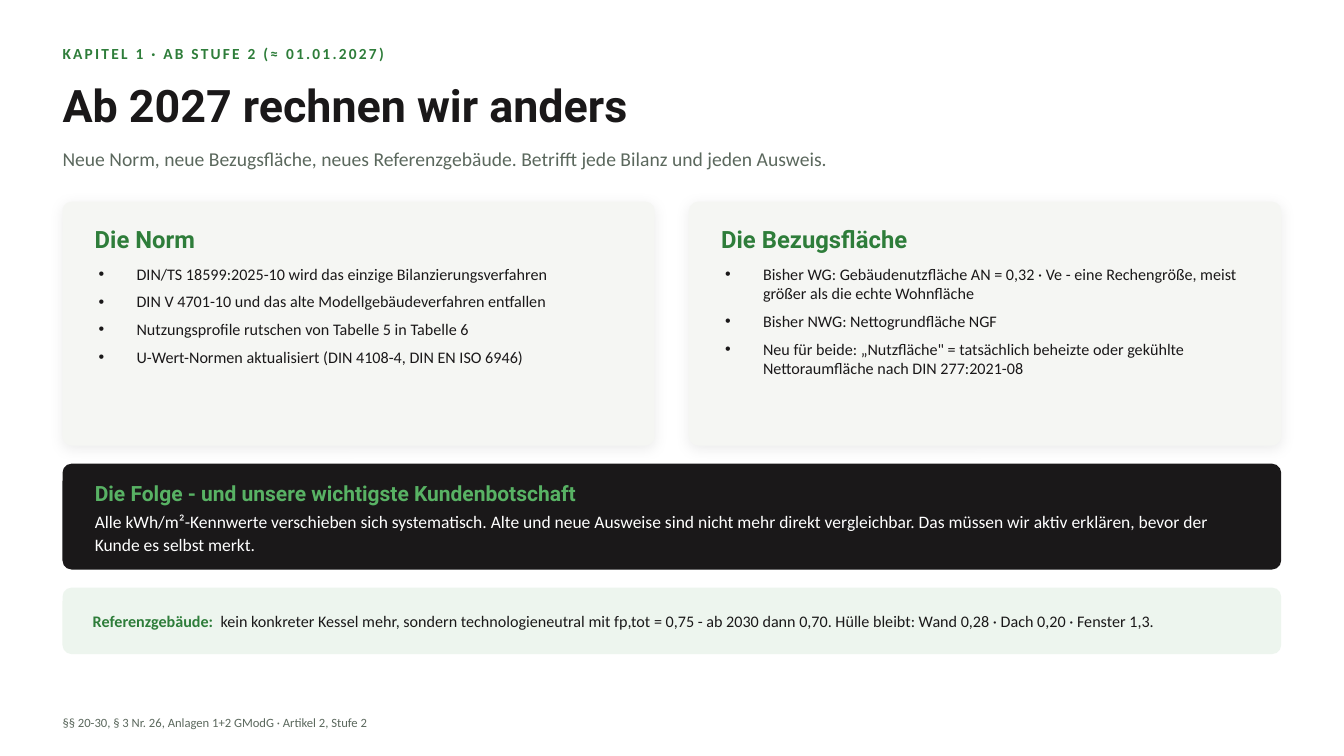
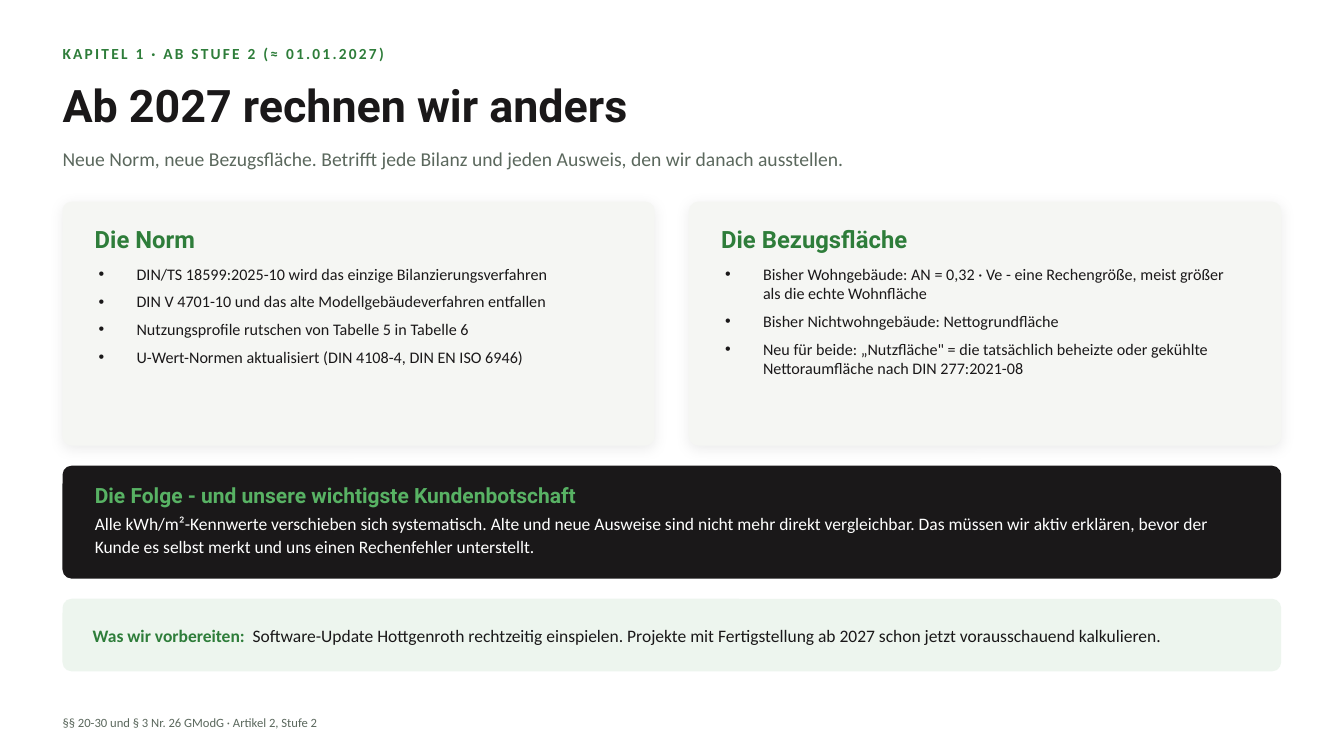
Before and after one commit to p4prg96r2f-prog/Alles, a slide deck: slide 6 of WERKE_Teammeeting_2026-08-07.pptx (slide 13 before the commit). Drawn at 1344x756 pixels with LibreOffice and Linux fonts; fonts in the diff are those of the drawing. Boxes give left, top, right and bottom in pixels: in the first picture for what was removed or moved away, otherwise in the second. Text is boxed around its words. In the diff, an @@ line names an element or a change of style, - is before the commit and + after.

```diff
--- a/WERKE_Teammeeting_2026-08-07.pptx
+++ b/WERKE_Teammeeting_2026-08-07.pptx
@@ text at box(63, 152, 843, 170): text changed @@
-Neue Norm, neue Bezugsfläche, neues Referenzgebäude. Betrifft jede Bilanz und jeden Ausweis.
+Neue Norm, neue Bezugsfläche. Betrifft jede Bilanz und jeden Ausweis, den wir danach ausstellen.
@@ text at box(763, 268, 1224, 374): text changed @@
-• Bisher WG: Gebäudenutzfläche AN = 0,32 · Ve - eine Rechengröße, meist größer als die echte Wohnfläche
-• Bisher NWG: Nettogrundfläche NGF
-• Neu für beide: „Nutzfläche" = tatsächlich beheizte oder gekühlte Nettoraumfläche nach DIN 277:2021-08
+• Bisher Wohngebäude: AN = 0,32 · Ve - eine Rechengröße, meist größer als die echte Wohnfläche
+• Bisher Nichtwohngebäude: Nettogrundfläche
+• Neu für beide: „Nutzfläche" = die tatsächlich beheizte oder gekühlte Nettoraumfläche nach DIN 277:2021-08
@@ rounded rectangle: place and size @@
-rounded rectangle at box(63, 464, 1281, 570)
+rounded rectangle at box(63, 466, 1281, 579)
@@ rounded rectangle at box(63, 466, 1281, 579): proportions changed @@
@@ text at box(95, 516, 1207, 553): text changed @@
-Alle kWh/m²-Kennwerte verschieben sich systematisch. Alte und neue Ausweise sind nicht mehr direkt vergleichbar. Das müssen wir aktiv erklären, bevor der Kunde es selbst merkt.
+Alle kWh/m²-Kennwerte verschieben sich systematisch. Alte und neue Ausweise sind nicht mehr direkt vergleichbar. Das müssen wir aktiv erklären, bevor der Kunde es selbst merkt und uns einen Rechenfehler unterstellt.
@@ rounded rectangle at box(63, 599, 1281, 671): proportions changed @@
@@ rounded rectangle: place and size @@
-rounded rectangle at box(63, 588, 1281, 654)
+rounded rectangle at box(63, 599, 1281, 671)
@@ text at box(93, 629, 1161, 645): text changed; size 11.5 to 12.5 pt @@
-Referenzgebäude: kein konkreter Kessel mehr, sondern technologieneutral mit fp,tot = 0,75 - ab 2030 dann 0,70. Hülle bleibt: Wand 0,28 · Dach 0,20 · Fenster 1,3.
+Was wir vorbereiten: Software-Update Hottgenroth rechtzeitig einspielen. Projekte mit Fertigstellung ab 2027 schon jetzt vorausschauend kalkulieren.
@@ text at box(78, 718, 317, 729): text changed @@
-§§ 20-30, § 3 Nr. 26, Anlagen 1+2 GModG · Artikel 2, Stufe 2
+§§ 20-30 und § 3 Nr. 26 GModG · Artikel 2, Stufe 2
```
Also in this commit, not shown: 10 other slides changed, 9 slides added, 19 slides removed, 1 other file.
